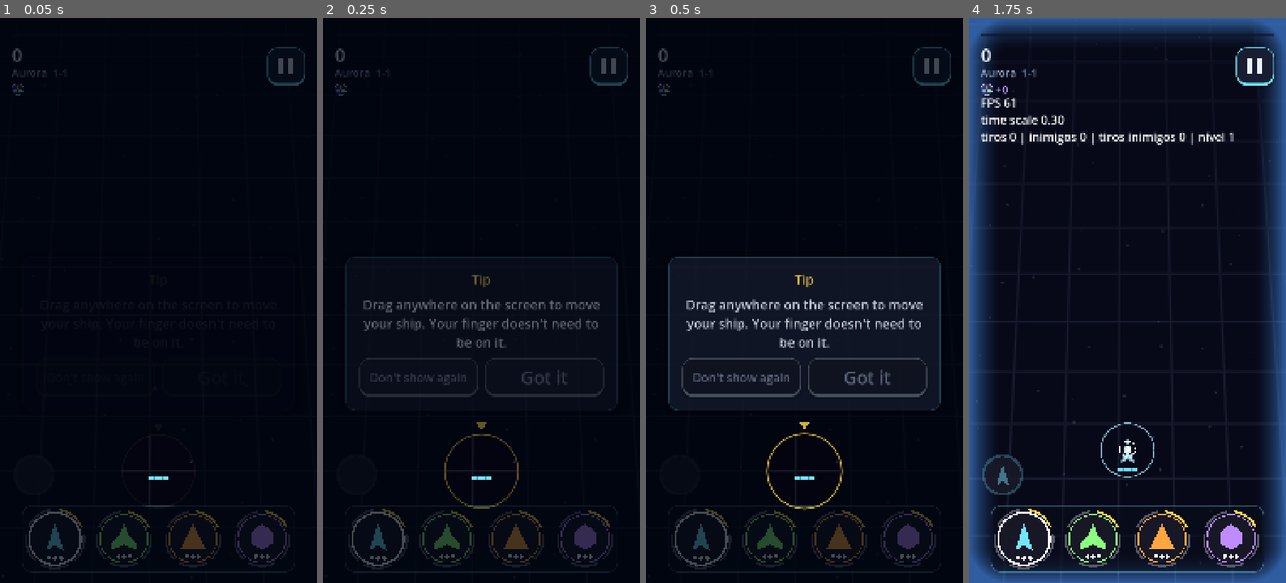
Above: before the commit, frames 1-4 (left to right).
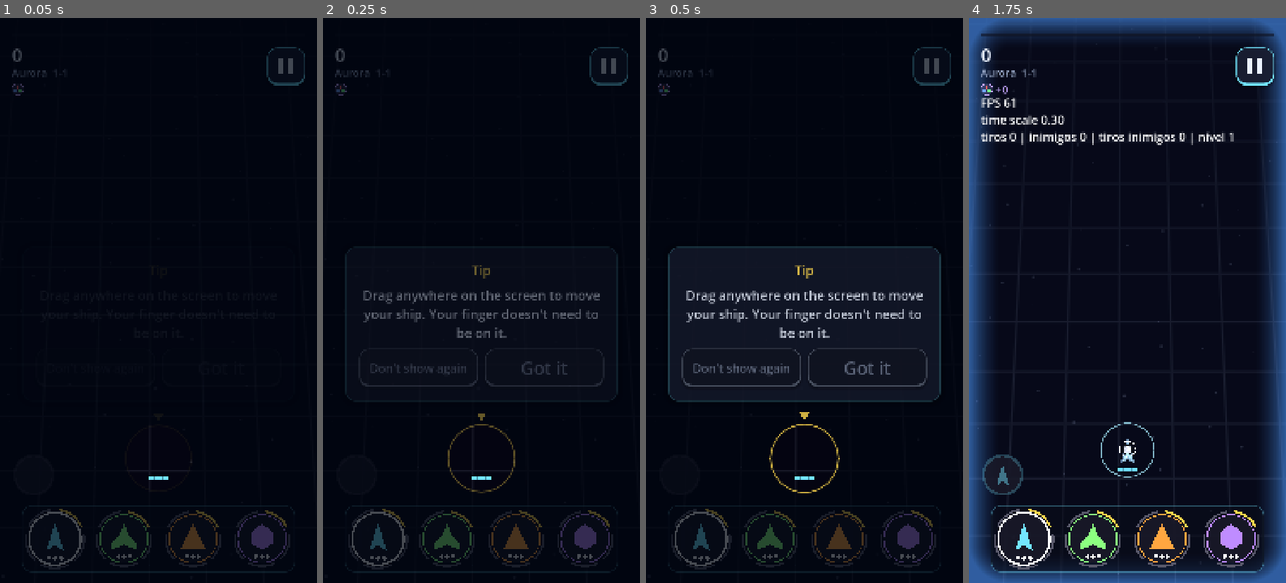
Above: after the commit, the same moments.

Repository: GDPonsoni/Nucleon-Squad-3D
Game: Godot game, scene res://scenes/game.tscn
The game is run twice, just before and just after one commit, with the same random seed, the same clock (stepped at 60 frames per second) and the same inputs. This scene is started directly instead of the project's main scene.
Inputs (mouse positions are in pixels of both pictures, inside the frame that each line leads up to):
- Up to frame 1 (0.05 s): no input
- Up to frame 2 (0.25 s): no input
- Up to frame 3 (0.5 s): no input
- Up to frame 4 (1.75 s): move the mouse to (1197, 272) at 0.52 s; hold Right (ui_right) 0.53-1.25 s; click (1197, 272) at 0.67 s; click "Don't show again" at 1.25 s

The runs differ from the first frame. In frame 1, less than 0.1% of the frame differs, in the area x 45-55%, y 86-87%; in frame 2, 4.1%; in frame 3, 6.2%, in the area x 6-94%, y 40-88%; in frame 4, nothing differs.

Commit message:
feat(render3d): destaque do tutorial segue a projeção 3D
T10 do docs/PLANO_3D.md. O recorte iluminado das dicas usava a posição 2D
do jogo como posição de tela; na visão 3D ele caía fora do alvo perto das
bordas. Agora o TipSpotlight recebe a projeção do Renderer3D (posição e
raio na tela), tanto para o alvo do evento quanto para o destaque da nave.

Números de dano, barra de vida de elite e segmentos de saúde não mudam:
são desenhados na camada 2D do plano de jogo e já acompanham a perspectiva.

Co-Authored-By: Claude Fable 5.2 <noreply@anthropic.com>

Diff:
--- a/scripts/core/game.gd
+++ b/scripts/core/game.gd
@@ -225,6 +225,8 @@
 	tip_spotlight.can_pause = func() -> bool:
 		return not _match_over and not get_tree().paused and not Dialog.is_open() and player.body != null
 	tip_spotlight.highlight_rect = _tip_highlight_rect
+	if renderer != null:
+		tip_spotlight.world_rect = renderer.project_rect
 	add_child(tip_spotlight)
 	Tutorial.attach(Tutorial.MATCH, tip_spotlight)
 	var held_since := [-1]
@@ -248,6 +250,8 @@
 			return slow_overlay.bar_rect()
 		"player":
 			var r: float = Params.ship_size.y * 0.9
+			if renderer != null:
+				return renderer.project_rect(player.position, r)
 			return Rect2(player.position - Vector2.ONE * r, Vector2.ONE * r * 2.0)
 		"switcher" when switcher != null:
 			var view: Vector2 = get_viewport_rect().size
--- a/scripts/tutorial/tip_spotlight.gd
+++ b/scripts/tutorial/tip_spotlight.gd
@@ -6,6 +6,9 @@
 
 var can_pause: Callable  # () -> bool: a partida pode ser pausada agora (sem outra janela aberta)
 var highlight_rect: Callable  # (String) -> Rect2: retângulo de um elemento da tela pelo nome
+## Opcional: (centro no jogo, raio) -> retângulo na tela. Usado na visão 3D, onde a posição do
+## jogo não é a posição de tela.
+var world_rect: Callable
 
 const SHADER_CODE: String = """
 shader_type canvas_item;
@@ -70,6 +73,9 @@
 	if node != null and node.is_inside_tree() and node.visible:
 		var r: float = float(node.get("radius")) if node.get("radius") != null else Params.tip_spot_default_radius
 		r = maxf(r * Params.tip_spot_padding, Params.tip_spot_min_radius)
+		# Visão 3D: a posição do jogo passa pela câmera para virar posição de tela
+		if world_rect.is_valid():
+			return world_rect.call(node.global_position, r)
 		return Rect2(node.global_position - Vector2.ONE * r, Vector2.ONE * r * 2.0)
 	return Rect2()
 
--- a/tests/render3d_regressions.gd
+++ b/tests/render3d_regressions.gd
@@ -50,6 +50,21 @@
 		_check(view.grow(1.0).has_point(renderer.project_to_screen(corner)), "canto %s da área jogável na tela com a câmera deslocada" % corner)
 	_check(renderer.camera.global_transform.is_equal_approx(renderer.rig.camera_transform(offset)), "a Camera3D usa a conta do CameraRig")
 	player.place_at(Vector2(view.size.x * 0.5, player.bottom_limit - 200.0))
+
+	# Destaque do tutorial: o recorte segue a projeção 3D, não a posição 2D crua
+	var spot: Rect2 = game.call("_tip_highlight_rect", "player")
+	_check(spot.get_center().distance_to(renderer.project_to_screen(player.position)) < 1.0, "destaque da nave no lugar onde ela aparece")
+	var tips: TipSpotlight = game.get("tip_spotlight")
+	_check(tips.world_rect.is_valid(), "o destaque das dicas usa a projeção 3D")
+	var far := Node2D.new()
+	far.position = Vector2(120.0, 260.0)
+	game.add_child(far)
+	var far_rect: Rect2 = tips.call("_target_rect", {}, far)
+	_check(far_rect.get_center().distance_to(renderer.project_to_screen(far.position)) < 1.0, "destaque de um alvo do jogo cai na posição de tela dele")
+	_check(far_rect.get_center().distance_to(far.position) > 5.0, "longe do centro, a posição de tela difere da posição do jogo")
+	var flat_r: float = maxf(Params.tip_spot_default_radius * Params.tip_spot_padding, Params.tip_spot_min_radius)
+	_check(far_rect.size.x < flat_r * 2.0, "alvo no fundo aparece menor, e o recorte acompanha (%.0f x %.0f)" % [far_rect.size.x, flat_r * 2.0])
+	far.queue_free()
 
 	# Jogador e auxiliar
 	var views: EntityViews = renderer.entities
